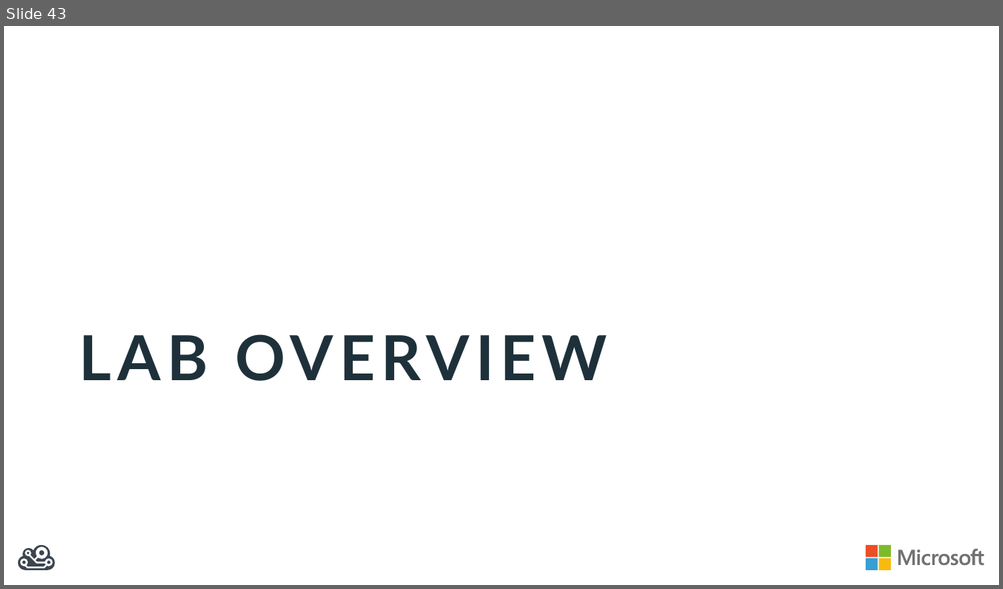
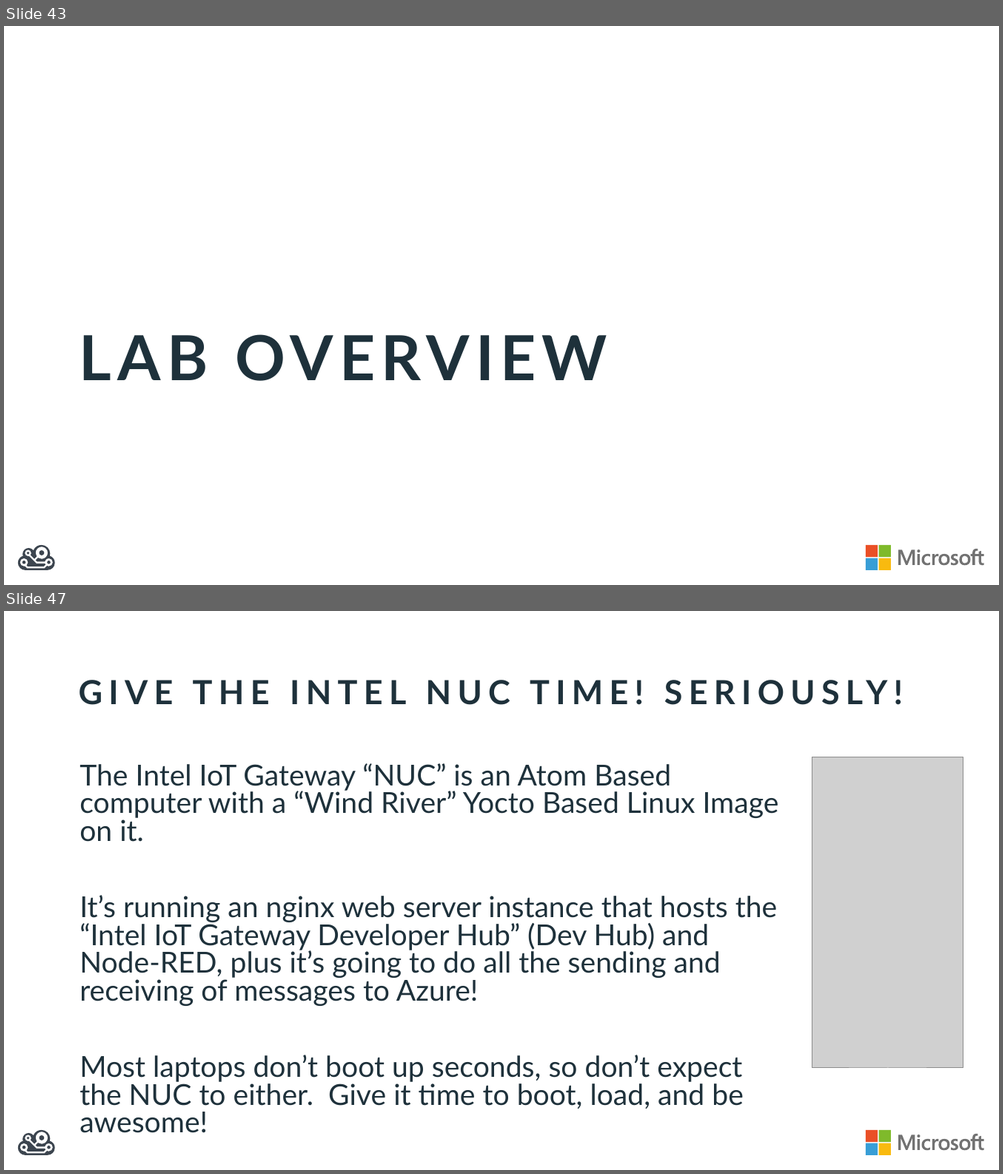
Before and after one commit to dxcamps/MicrosoftIntelIoTCamp, a slide deck: Slides/MicrosoftAzureIoTOverview.pptx. Shown one above the other, each under a label of ours: slide 43 before the commit, slides 43 and 47 after it; the slides between them are not shown. The pictures are 1003x589 and 1003x1174 pixels, drawn with LibreOffice and Linux fonts; fonts in the diff are those of the drawing; grey boxes stand for pictures. Boxes give left, top, right and bottom in pixels: in the first picture for what was removed or moved away, otherwise in the second. Text is boxed around its words. In the diff, an @@ line names an element or a change of style, - is before the commit and + after.

```diff
--- a/Slides/MicrosoftAzureIoTOverview.pptx
+++ b/Slides/MicrosoftAzureIoTOverview.pptx
@@ slide 47 added at [4,611,999,1170], background #FFFFFF; not listed: 6 template elements that a slide beside it also shows @@
@@ title added at [71,640,929,748], 32.6 pt, text #1E313B, bold @@
+GIVE THE INTEL NUC TIME! SERIOUSLY!
@@ text added at [79,763,779,1109], 28.6 pt, text #1E313B @@
+The Intel IoT Gateway “NUC” is an Atom Based computer with a “Wind River” Yocto Based Linux Image on it.
+It’s running an nginx web server instance that hosts the “Intel IoT Gateway Developer Hub” (Dev Hub) and Node-RED, plus it’s going to do all the sending and receiving of messages to Azure!
+Most laptops don’t boot up seconds, so don’t expect the NUC to either. Give it time to boot, load, and be awesome!
@@ picture added at [812,758,963,1068] @@
```
Also in this commit, not shown: 2 slides changed, 1 other slide added, 1 slide removed.
